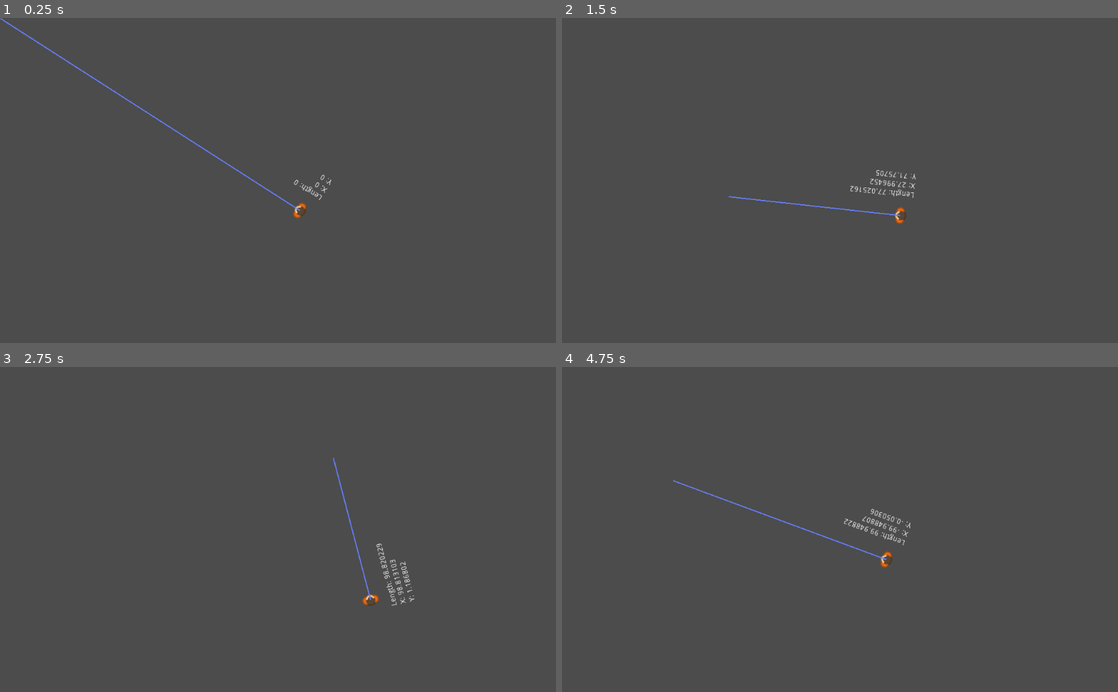
Above: before the commit, frames 1-4 (two rows, left to right).
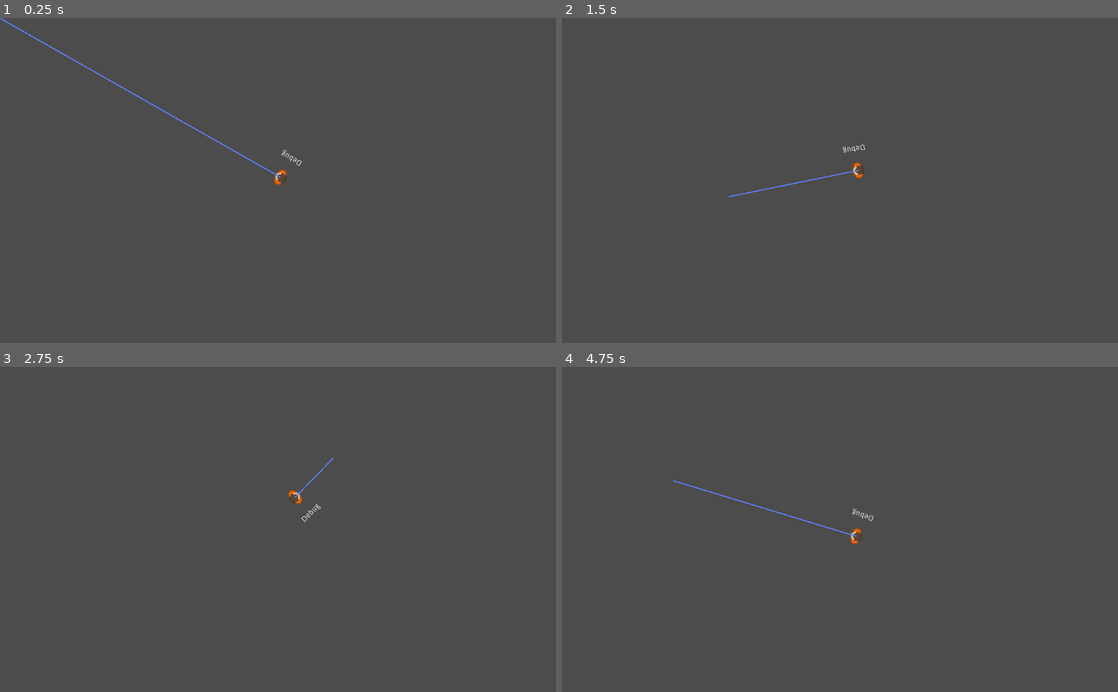
Above: after the commit, the same moments.

Repository: bonsai-dev/ggj2019-pahs
Game: Godot game, scene res://HelloWorld.tscn
The game is run twice, just before and just after one commit, with the same random seed, the same clock (stepped at 60 frames per second) and the same inputs.
Inputs (mouse positions are in pixels of both pictures, inside the frame that each line leads up to):
- Up to frame 1 (0.25 s): no input
- Up to frame 2 (1.5 s): move the mouse to (962, 164) at 0.52 s; hold Right (ui_right) 0.53-1.28 s; move the mouse to (728, 196) at 1.27 s; hold Down (ui_down) from 1.28 s (still down)
- Up to frame 3 (2.75 s): move the mouse to (333, 458) at 2.02 s; release Down (ui_down) at 2.03 s; hold Right (ui_right) from 2.03 s (still down)
- Up to frame 4 (4.75 s): move the mouse to (812, 594) at 2.77 s; release Right (ui_right) at 2.78 s; hold Up (ui_up) 2.78-3.53 s; move the mouse to (1006, 578) at 3.52 s; hold Left (ui_left) from 3.53 s (still down); move the mouse to (673, 480) at 4.27 s

The runs differ from the first frame. In frame 1, 0.8% of the frame differs, in the area x 0-60%, y 0-62%; in frame 2, 0.6%; in frame 3, 0.6%; in frame 4, 0.8%.

Commit message:
Modified Player: removed wasd controls and prepared on click movement

Diff:
--- a/HelloWorld.tscn
+++ b/HelloWorld.tscn
@@ -9,4 +9,4 @@
 
 [node name="Player" parent="." index="0" instance=ExtResource( 2 )]
 
-position = Vector2( 552.446, 355.526 )
+position = Vector2( 538.372, 306.417 )
--- a/scenes/Player/Player.gd
+++ b/scenes/Player/Player.gd
@@ -22,26 +22,12 @@
 
 	look_at(get_global_mouse_position())
 
+	var newPosition = get_global_mouse_position()
+	var oldPosition = position
 
-	if Input.is_action_pressed("ui_up") and not Input.is_action_pressed("is_down"):
-		motion.y = lerp(motion.y, -speed, accel)
-	elif Input.is_action_pressed("ui_down") and not Input.is_action_pressed("is_up"):
-		motion.y = lerp(motion.y, speed, accel)
-	else:
-		motion.y = lerp(motion.y, 0, accel)
+	#motion = newPosition.distance_to(oldPosition)
+	motion = newPosition - oldPosition
 
-	if Input.is_action_pressed("ui_right") and not Input.is_action_pressed("ui_left"):
-		motion.x = lerp(motion.x, speed, accel)
+	motion = motion.normalized() * speed
 
-	elif Input.is_action_pressed("ui_left") and not Input.is_action_pressed("ui_right"):
-		motion.x = lerp(motion.x, -speed, accel)
-
-	else:
-		motion.x = lerp(motion.x, 0, accel)
-
-
-	if motion.length() > speed:
-			motion = motion.normalized() * speed
-
-
-	debugLabel.text = "Length: " + str(motion.length()) + "\nX: " + str(motion.x) + "\nY: " + str(motion.y)
+	#debugLabel.text = "Length: " + str(motion.length()) + "\nX: " + str(motion.x) + "\nY: " + str(motion.y)
--- a/scenes/Player/Player.tscn
+++ b/scenes/Player/Player.tscn
@@ -19,20 +19,18 @@
 speed = 100
 accel = 0.1
 
-[node name="Wrapper" type="Node2D" parent="." index="0"]
-
-[node name="Sprite" type="Sprite" parent="Wrapper" index="0"]
+[node name="Sprite" type="Sprite" parent="." index="0"]
 
 texture = ExtResource( 2 )
 _sections_unfolded = [ "Offset", "Transform", "Z Index" ]
 
-[node name="CollisionShape2D" type="CollisionShape2D" parent="Wrapper" index="1"]
+[node name="CollisionShape2D" type="CollisionShape2D" parent="." index="1"]
 
 position = Vector2( 0.750702, -0.321728 )
 shape = SubResource( 1 )
 _sections_unfolded = [ "Transform" ]
 
-[node name="DebugLabel" type="Label" parent="." index="1"]
+[node name="DebugLabel" type="Label" parent="." index="2"]
 
 anchor_left = 0.0
 anchor_top = 0.0
@@ -53,7 +51,7 @@
 lines_skipped = 0
 max_lines_visible = -1
 
-[node name="Line2D" type="Line2D" parent="." index="2"]
+[node name="Line2D" type="Line2D" parent="." index="3"]
 
 z_as_relative = false
 points = PoolVector2Array(  )
